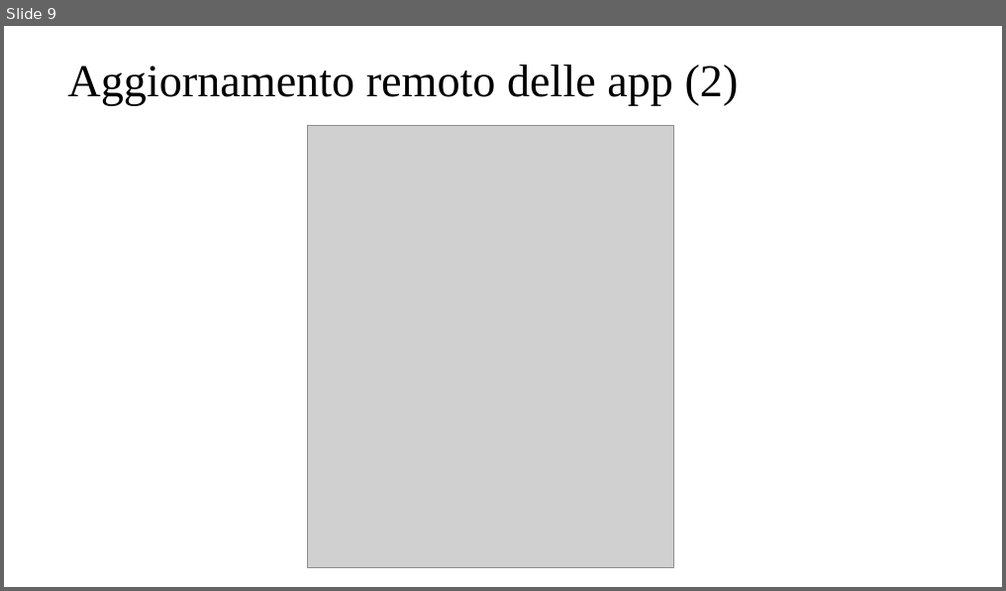
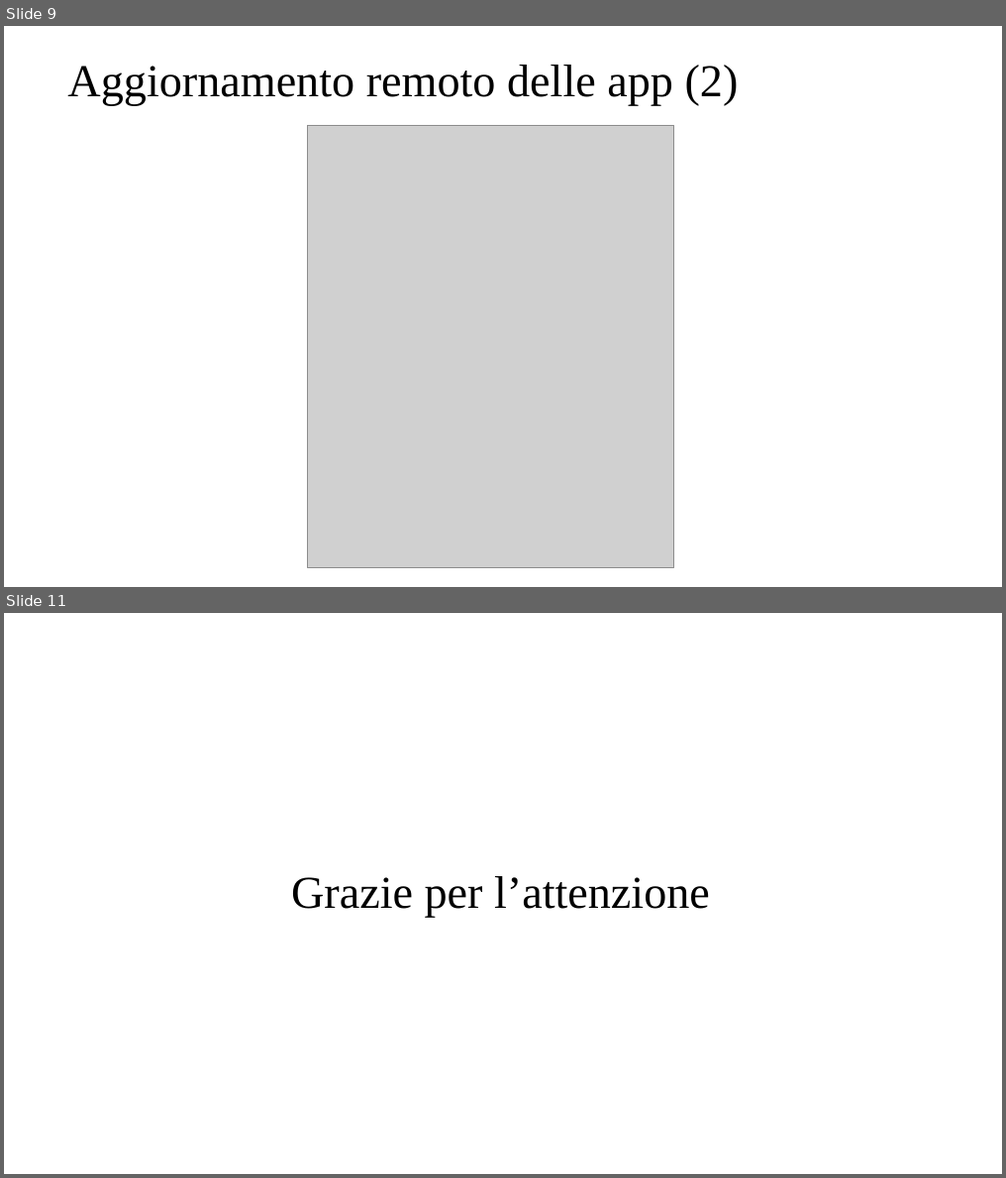
Before and after one commit to davidecolussi/Tesi, a slide deck: presentazione/Colussi_Davide_Presentazione.pptx. Shown one above the other, each under a label of ours: slide 9 before the commit, slides 9 and 11 after it; the slides between them are not shown. The pictures are 1006x591 and 1006x1178 pixels, drawn with LibreOffice and Linux fonts; fonts in the diff are those of the drawing; grey boxes stand for pictures. Boxes give left, top, right and bottom in pixels: in the first picture for what was removed or moved away, otherwise in the second. Text is boxed around its words. In the diff, an @@ line names an element or a change of style, - is before the commit and + after.

```diff
--- a/presentazione/Colussi_Davide_Presentazione.pptx
+++ b/presentazione/Colussi_Davide_Presentazione.pptx
@@ slide 11 added at [4, 613, 1002, 1174], background #FFFFFF @@
@@ title added at [291, 876, 710, 917], 44 pt, text #000000 @@
+Grazie per l’attenzione
```
Also in this commit, not shown: 4 slides changed.
